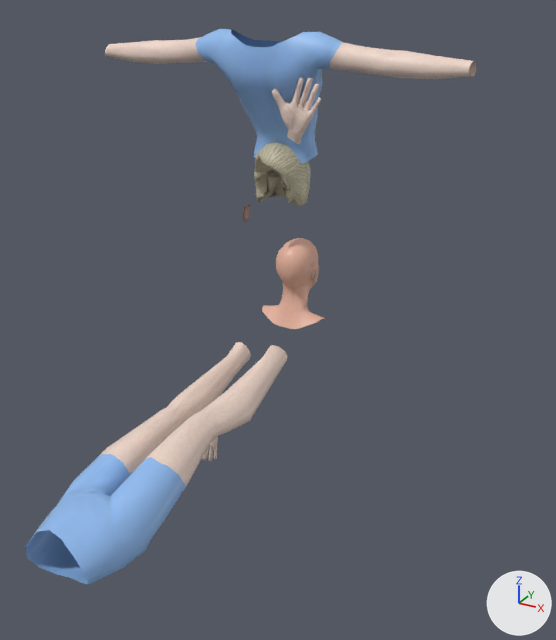
The COLLADA model assets/models/collada/Avatars/FemaleAvatar/Female_Bind.dae as it was, and as the next commit left it.
Before and after are seen from a 50 mm camera at (0.0119, -0.022, 0.0229) aimed at (0.0012, -0.0025, 0.0132). The axes (+X, +Y, +Z) are drawn at lower right. The lights are the same throughout. Where no turn or scale is listed for an object, it has been applied to the vertices.

Names of what the first picture shows: 'Hands', 'HeadGeo', 'LegsNude', 'M_pt_left', 'TorsoNude'.
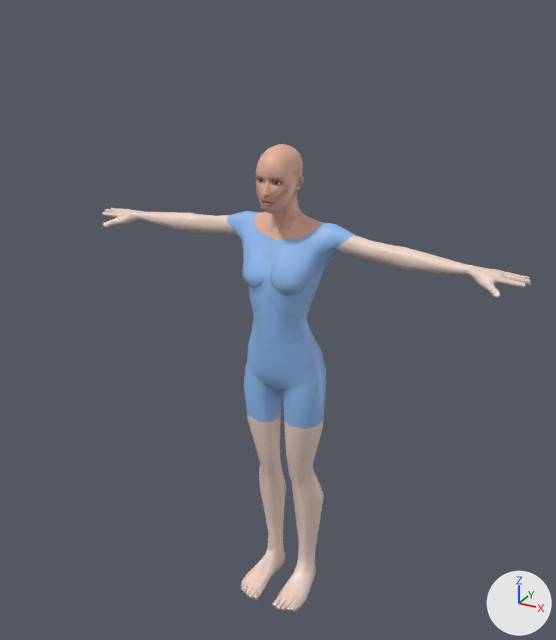
Location of each change, (x1, y1, x2, y2) in pixels of the pictures (556 x 640 px):
'LegsNude', moved, turned
    before: (25, 342, 288, 584)
    after: (244, 329, 326, 563)
'TorsoNude', moved, turned
    before: (105, 29, 476, 164)
    after: (141, 211, 465, 348)
'HeadGeo', moved, turned
    before: (262, 238, 325, 329)
    after: (254, 144, 321, 239)
'Hands', moved, turned
    before: (202, 78, 321, 463)
    after: (103, 208, 531, 298)
'M_pt_left', deleted
    before: (254, 142, 311, 207)
'FemaleFeet_Nude', added
    after: (241, 546, 316, 612)

What changed in the scene script:
```text
Add img_femalefeetclr_png:
    img_femalefeetclr_png = load_image('FemaleFeetCLR.png', 'FemaleFeetCLR.png', 512, 512, 'sRGB')
Add mat_feetshader:
    mat_feetshader = principled_material('FeetShader')
    mat_feetshader.texture = img_femalefeetclr_png
    mat_feetshader.roughness = 0.47
Add me_femalefeet_nudeshape:
    me_femalefeet_nudeshape.from_pydata(...)  # 200 vertices, 376 faces; spans x -0.00138..0.00138, y -0.00148..0.00135, z -0.00005..0.00113
    me_femalefeet_nudeshape.materials.append(mat_feetshader)  # picture img_femalefeetclr_png
Remove ob_m_pt_left:
    ob_m_pt_left = bpy.data.objects.new('M_pt_left', me_m_pt_leftshape)
    ob_m_pt_left.location = (0.0, 0.0, 0.0)
Change ob_legsnude:
    ob_legsnude.rotation_euler: (1.321, 2.99, -0.0385) -> (0.0, 0.0, 0.0)  # degrees (76, 171, -2.2) -> degrees (0, 0, 0)
    ob_legsnude.location: (-0.00079, 0.00041, 0.01177) -> (0.0, 0.0, 0.0)
Change ob_torsonude:
    ob_torsonude.rotation_euler: (-0.17, 0.0, 3.142) -> (0.0, 0.0, 0.0)  # degrees (-10, 0, 180) -> degrees (0, 0, 0)
    ob_torsonude.location: (0.0, 0.00217, 0.00634) -> (0.0, 0.0, 0.0)
Change ob_headgeo:
    ob_headgeo.rotation_euler: (-0.142, 0.0, 3.142) -> (0.0, 0.0, 0.0)  # degrees (-8.1, 0, 180) -> degrees (0, 0, 0)
    ob_headgeo.location: (0.0, 0.00343, -0.00339) -> (0.0, 0.0, 0.0)
Change ob_hands:
    ob_hands.rotation_euler: (-1.324, -1.237, -0.234) -> (0.0, 0.0, 0.0)  # degrees (-76, -71, -13) -> degrees (0, 0, 0)
    ob_hands.location: (-0.00147, -0.01533, 0.01167) -> (0.0, 0.0, 0.0)
Add ob_femalefeet_nude:
    ob_femalefeet_nude = bpy.data.objects.new('FemaleFeet_Nude', me_femalefeet_nudeshape)
    ob_femalefeet_nude.location = (0.0, 0.0, 0.0)
```
